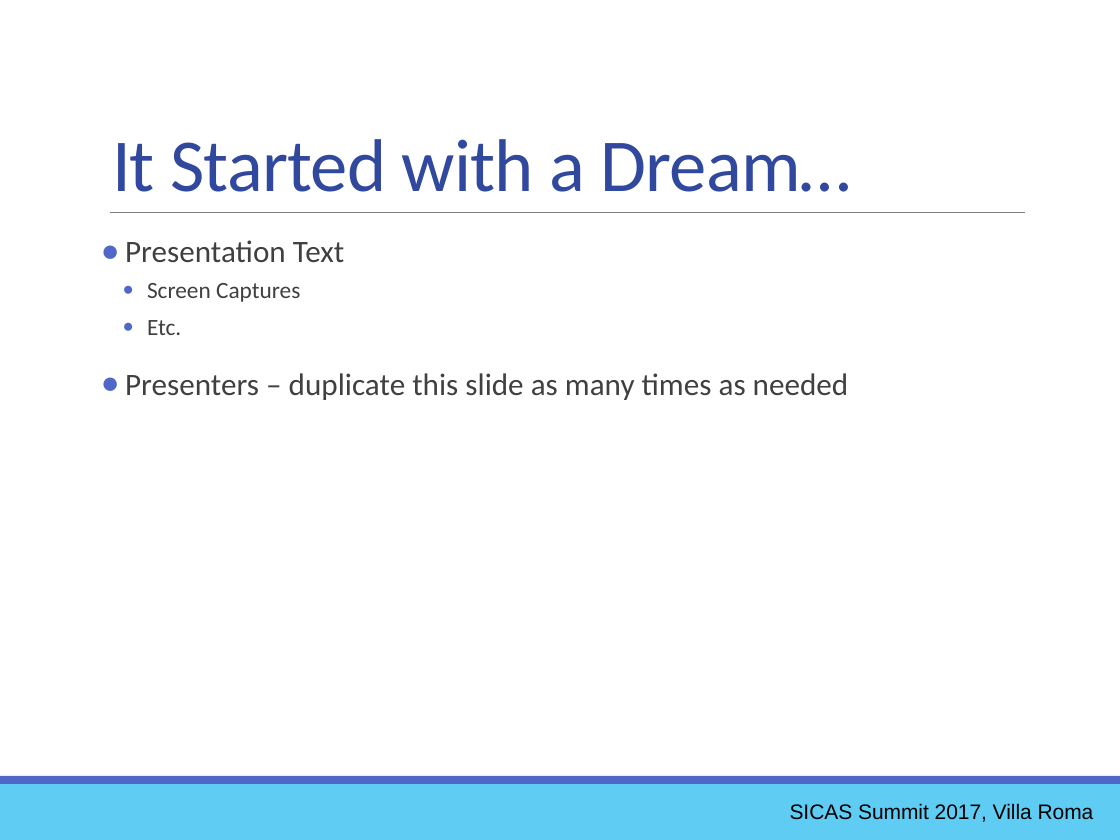
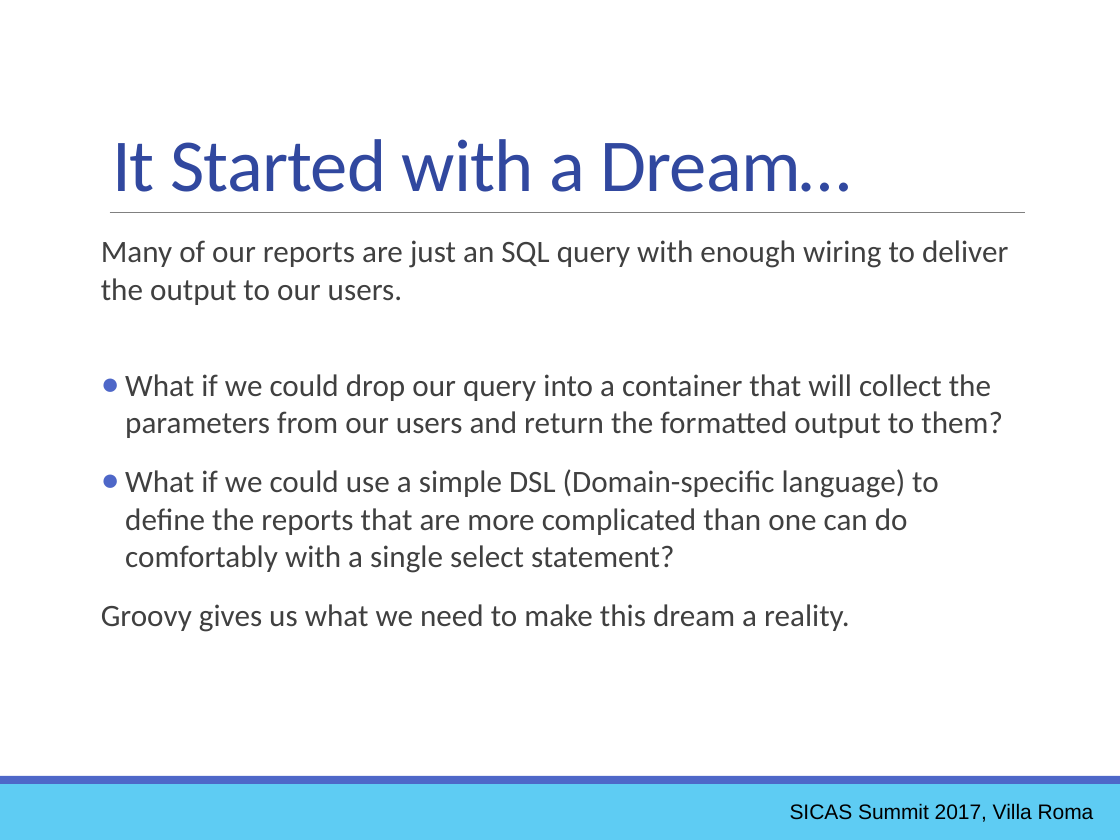
Before and after one commit to ewcole/simple_report, a slide deck: slide 5 of docs/SICAS_2017/Drop-InReportingWithGroovy.pptx (slide 6 before the commit). Drawn at 1120x840 pixels with LibreOffice and Linux fonts; fonts in the diff are those of the drawing. Boxes give left, top, right and bottom in pixels: in the first picture for what was removed or moved away, otherwise in the second. Text is boxed around its words. In the diff, an @@ line names an element or a change of style, - is before the commit and + after.

Commit message:
Add description of Groovy

```diff
--- a/docs/SICAS_2017/Drop-InReportingWithGroovy.pptx
+++ b/docs/SICAS_2017/Drop-InReportingWithGroovy.pptx
@@ text at (101, 240, 1008, 632): text changed @@
-● Presentation Text
-      ● Screen Captures
-      ● Etc.
-● Presenters – duplicate this slide as many times as needed
+Many of our reports are just an SQL query with enough wiring to deliver the output to our users.
+● What if we could drop our query into a container that will collect the parameters from our users and return the formatted output to them?
+● What if we could use a simple DSL (Domain-specific language) to define the reports that are more complicated than one can do comfortably with a single select statement?
+Groovy gives us what we need to make this dream a reality.
```
Also in this commit, not shown: 2 other slides changed, 2 other files.
